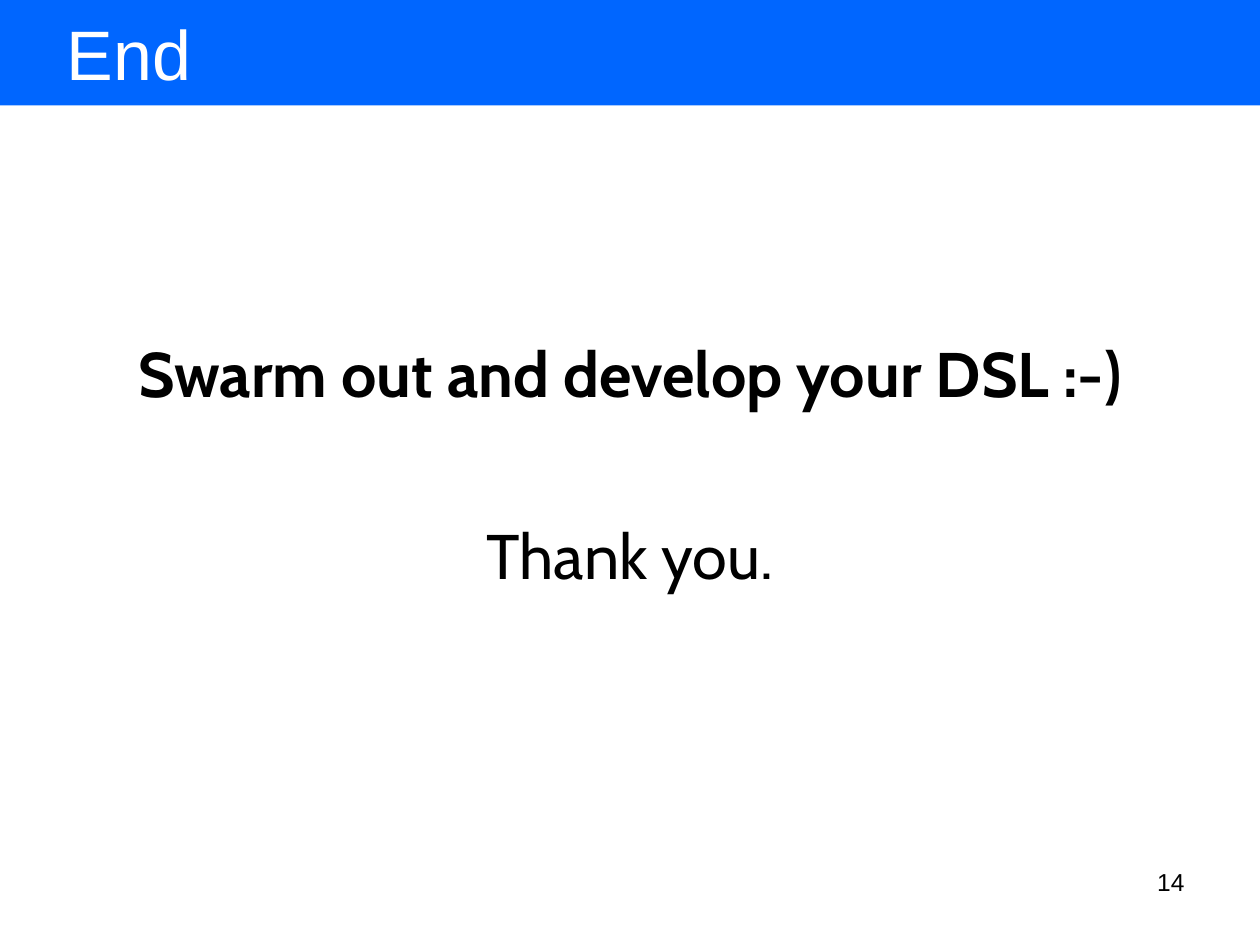
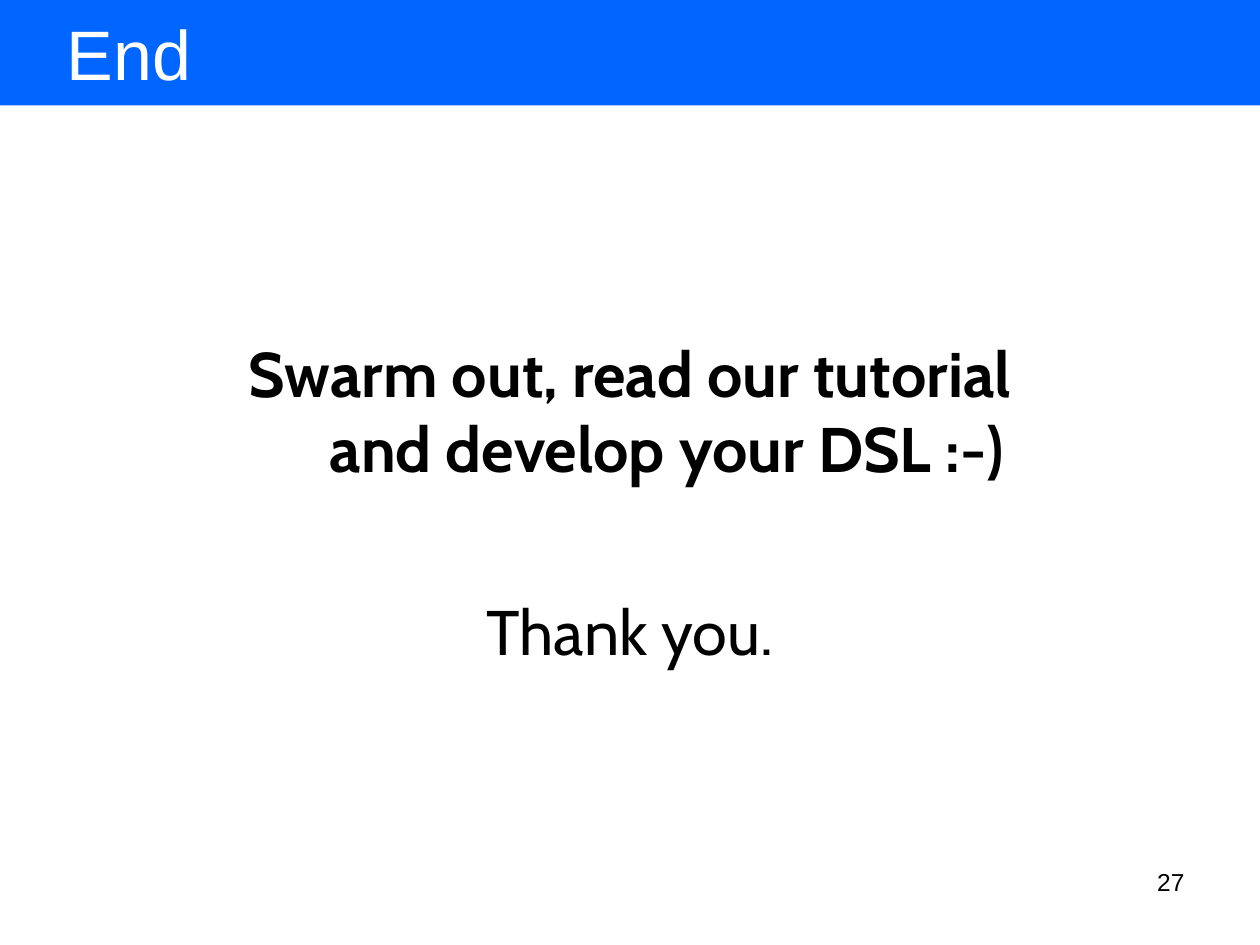
Before and after one commit to BackupTheBerlios/amof2-svn, a slide deck: slide 27 of trunk/hub.sam.stateautomaton/resources/presentation/using our tools for model driven language development.ppt (slide 14 before the commit). Drawn at 1260x945 pixels with LibreOffice and Linux fonts; fonts in the diff are those of the drawing. Boxes give left, top, right and bottom in pixels: in the first picture for what was removed or moved away, otherwise in the second. Text is boxed around its words. In the diff, an @@ line names an element or a change of style, - is before the commit and + after.

```diff
--- a/trunk/hub.sam.stateautomaton/resources/presentation/using our tools for model driven language development.ppt
+++ b/trunk/hub.sam.stateautomaton/resources/presentation/using our tools for model driven language development.ppt
@@ text at bbox=[249, 349, 1011, 487]: text changed @@
-Swarm out and develop your DSL :-)
+Swarm out, read our tutorial
+and develop your DSL :-)
@@ page number at bbox=[1157, 874, 1184, 891]: text changed @@
-14
+27
```
Also in this commit, not shown: 6 other slides changed, 20 slides added, 7 slides removed, 1 other file.
